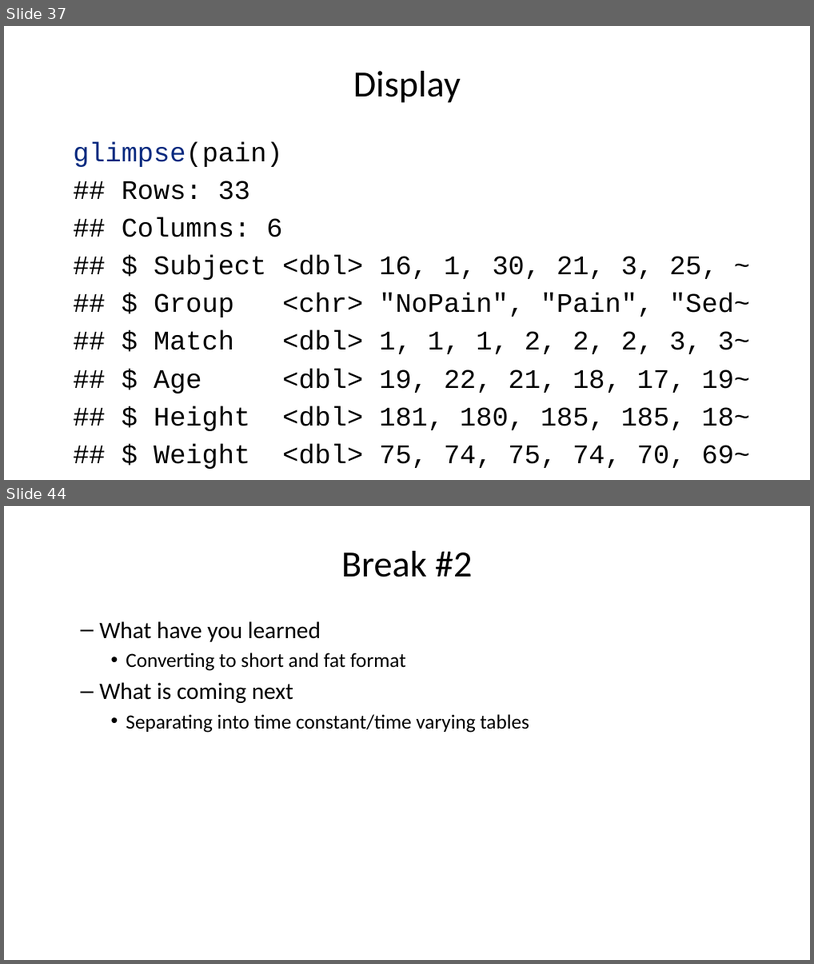
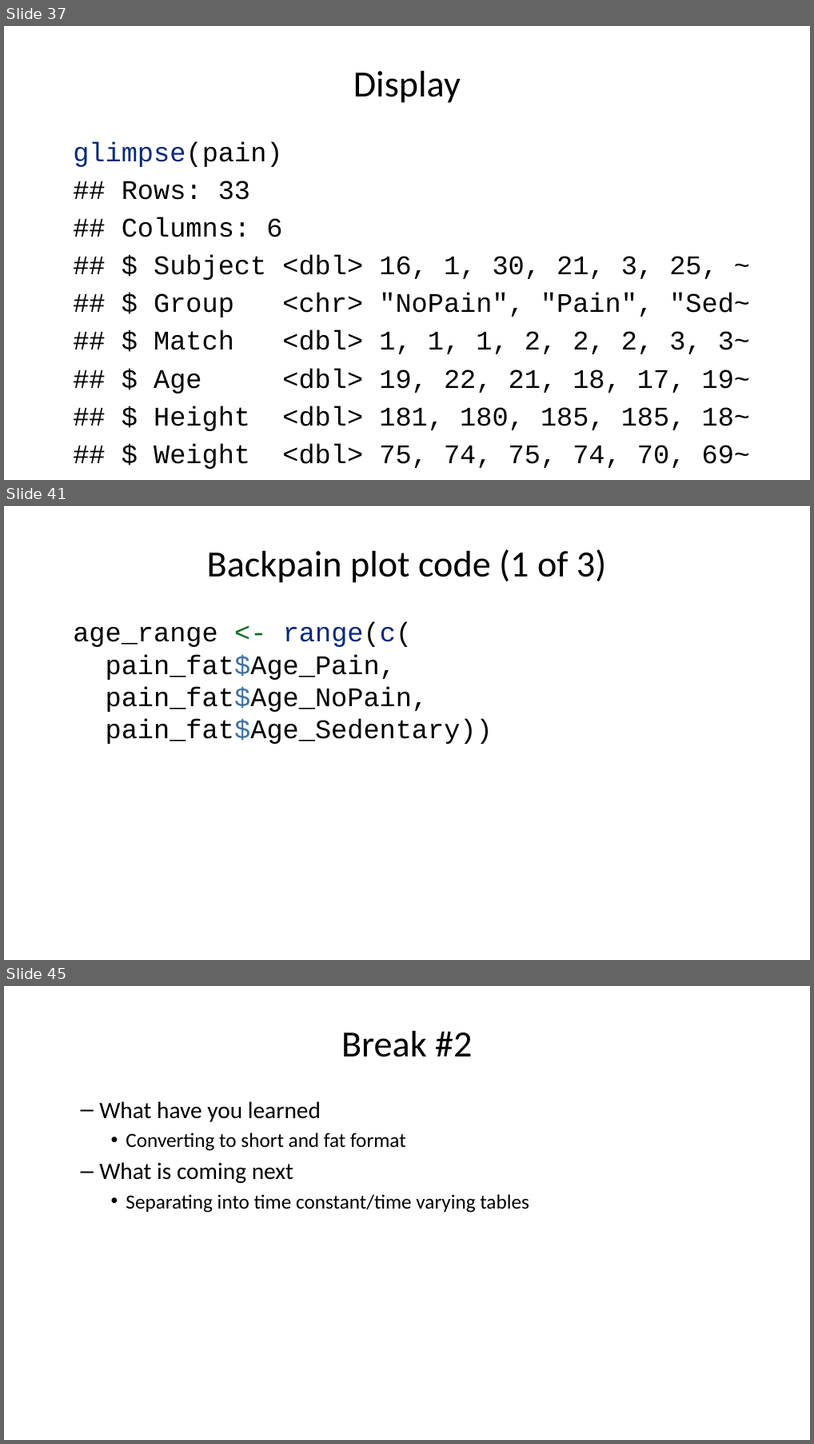
Before and after one commit to pmean/classes, a slide deck: introduction-to-r/results/v06-slides-and-speaker-notes.pptx. Shown one above the other, each under a label of ours: slides 37 and 44 before the commit, slides 37, 41 and 45 after it; the slides between them are not shown. The pictures are 814x964 and 814x1444 pixels, drawn with LibreOffice and Linux fonts; fonts in the diff are those of the drawing. Boxes give left, top, right and bottom in pixels: in the first picture for what was removed or moved away, otherwise in the second. Text is boxed around its words. In the diff, an @@ line names an element or a change of style, - is before the commit and + after.

```diff
--- a/introduction-to-r/results/v06-slides-and-speaker-notes.pptx
+++ b/introduction-to-r/results/v06-slides-and-speaker-notes.pptx
@@ slide 41 added at (4,506,810,960), background #FFFFFF @@
@@ title added at (207,549,606,583), 44 pt, text #000000 @@
+Backpain plot code (1 of 3)
@@ text added at (73,622,493,744), 32 pt, text #000000 @@
+age_range <- range(c(
+pain_fat$Age_Pain,
+pain_fat$Age_NoPain,
+pain_fat$Age_Sedentary))
@@ what was slide 44 is now slide 45 @@
```
Also in this commit, not shown: 6 slides changed, 4 other slides added, 3 slides removed, 3 other files.
